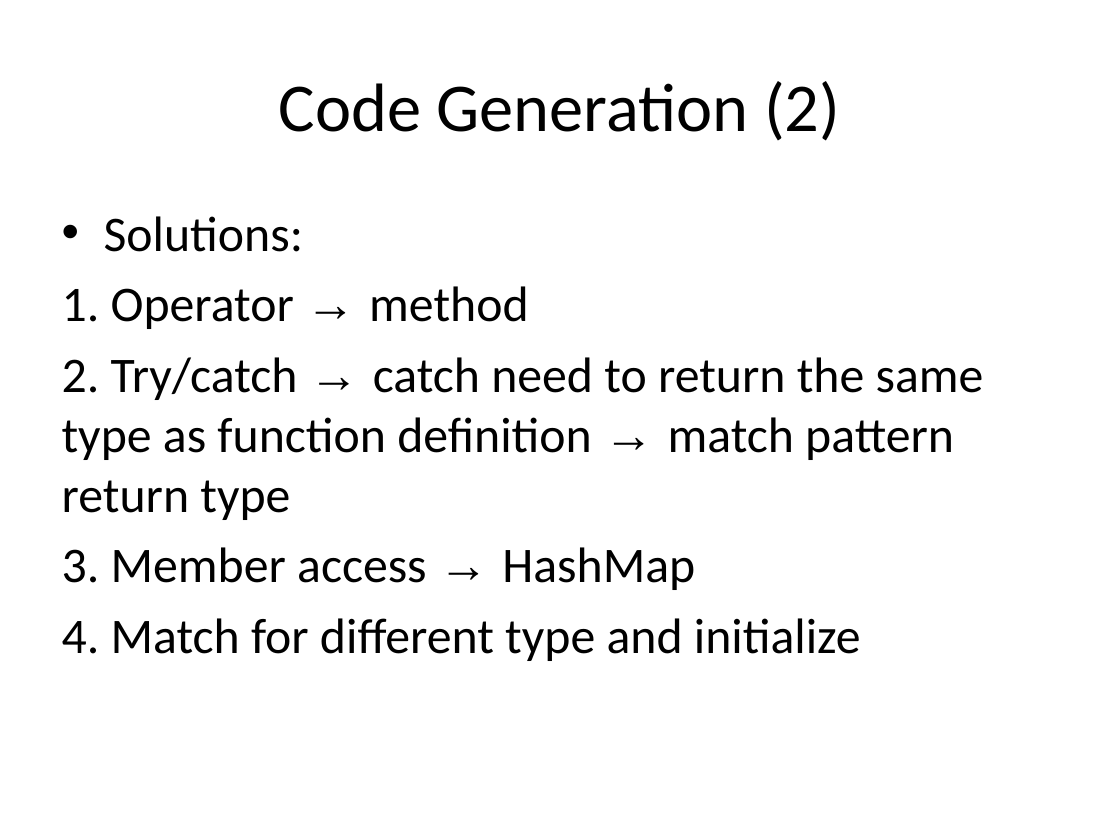
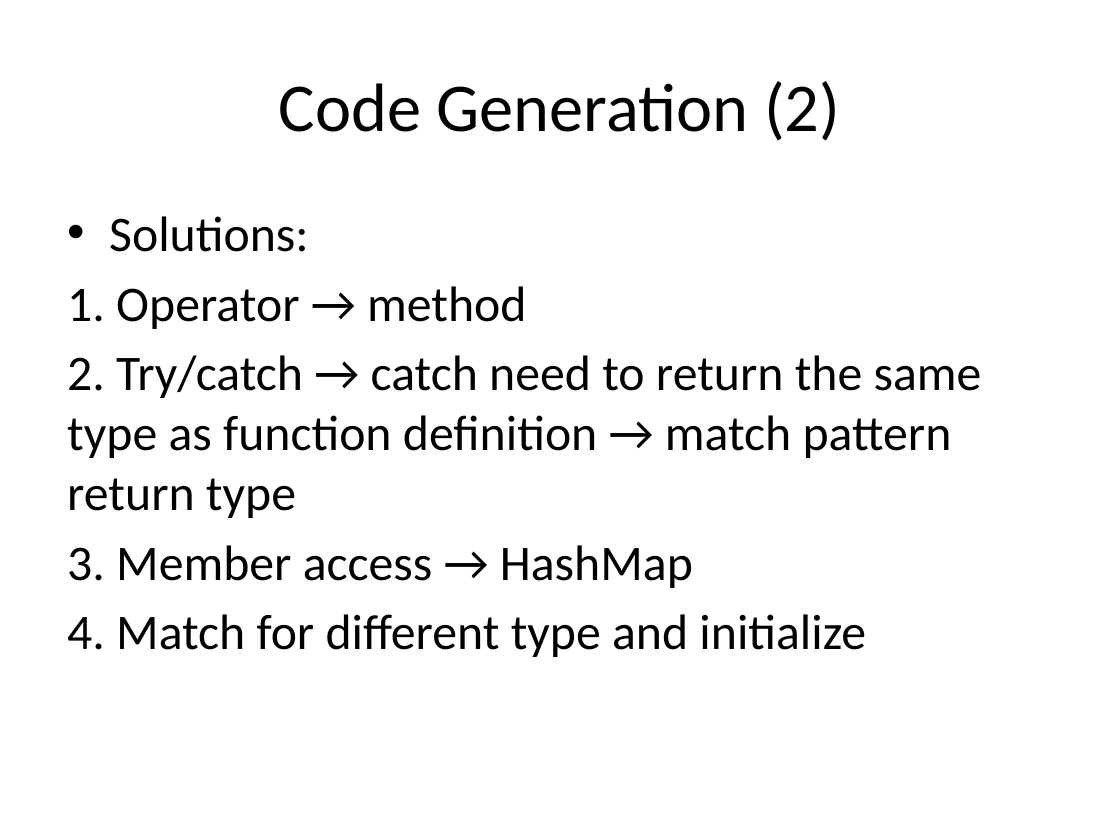
Before and after one commit to liufei11111/w4115PLT, a slide deck: slide 17 of src/project/demo/PLTFinalPresentation.pptx. Drawn at 1120x840 pixels with LibreOffice and Linux fonts; fonts in the diff are those of the drawing. Boxes give left, top, right and bottom in pixels: in the first picture for what was removed or moved away, otherwise in the second. Text is boxed around its words. In the diff, an @@ line names an element or a change of style, - is before the commit and + after.

Commit message:
update PPT

```diff
--- a/src/project/demo/PLTFinalPresentation.pptx
+++ b/src/project/demo/PLTFinalPresentation.pptx
@@ text "Solutions:" at [67, 216, 982, 657]: font Arial to Calibri in "→", "→ →", "→" @@
```
Also in this commit, not shown: 11 other slides changed, 1 slide added, 1 slide removed.
